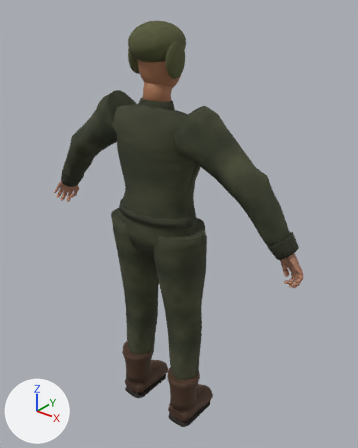
An edit to the Blender file tools/blender/crew-body.blend, drawn before and after from the same camera.
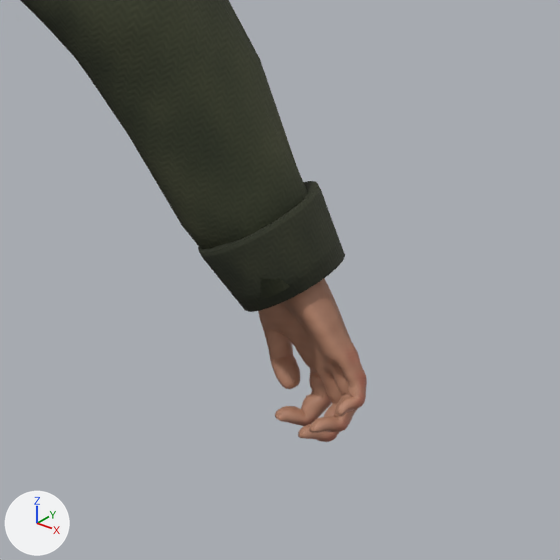
The first picture shows the older version from a 50 mm lens placed at (1.165, -1.324, 0.864), pointed at (0.029, 0.096, -0.016). The close-ups show the older and then the newer version on the part from 63% to 96% of the width and 43% to 70% of the height of that picture. Only the edits that show in the close-ups are written down. Every picture has the same lights, and +X, +Y and +Z are marked at lower left.

Objects in the first close-up: 'CrewArms'.
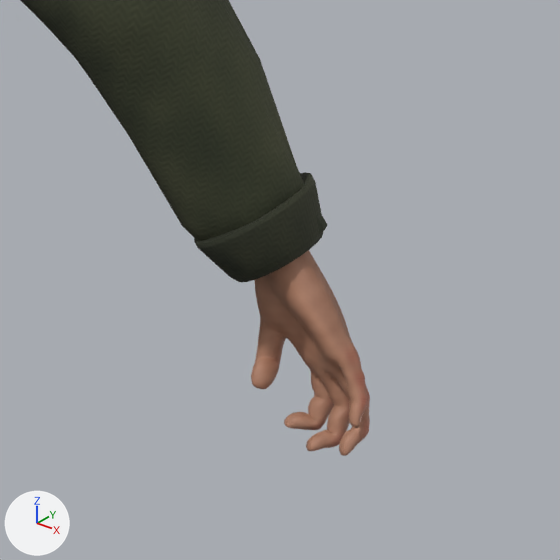
The change in detail:
me_crewarms is used by ob_crewarms; location (0.0, 0.0, 0.0).
me_crewarms had 13404 vertices, 26784 faces and spanned x -0.623..0.623, y -0.085..0.089, z -0.051..0.504.
me_crewarms now has 13404 vertices, 26784 faces and spans x -0.625..0.625, y -0.085..0.089, z -0.054..0.504.
me_crewarms part 1: 5503 of 13404 vertices moved; they spanned x 0.479..0.623, y -0.031..0.073, z -0.051..0.129 and now span x 0.476..0.625, y -0.031..0.073, z -0.054..0.134; mean shift (0.002, 0.002, -0.002); largest move (0.594, -0.024, -0.024) -> (0.615, -0.013, -0.042).
Other edits to the shape of me_crewarms do not show in these pictures.

Where the change shows, as pixel boxes [x1, y1, x2, y2] in the close-ups (560 x 560 px; the box of a moved part takes in the faces that stretch with it):
'CrewArms', reshaped
    before: [20, 0, 367, 442]
    after: [20, 0, 370, 456]
part 1 of me_crewarms, moved or reshaped
    before: [183, 166, 367, 442]
    after: [183, 166, 370, 456]
